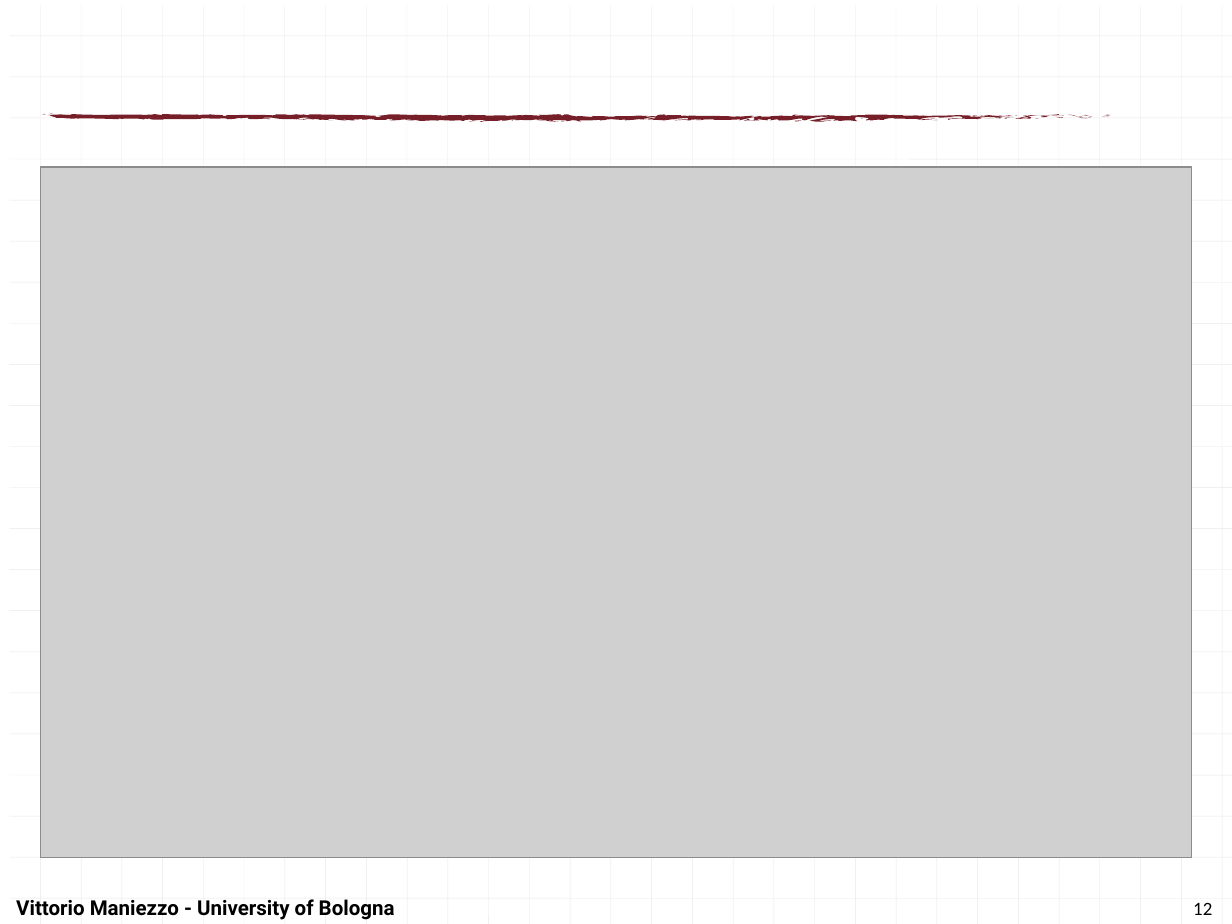
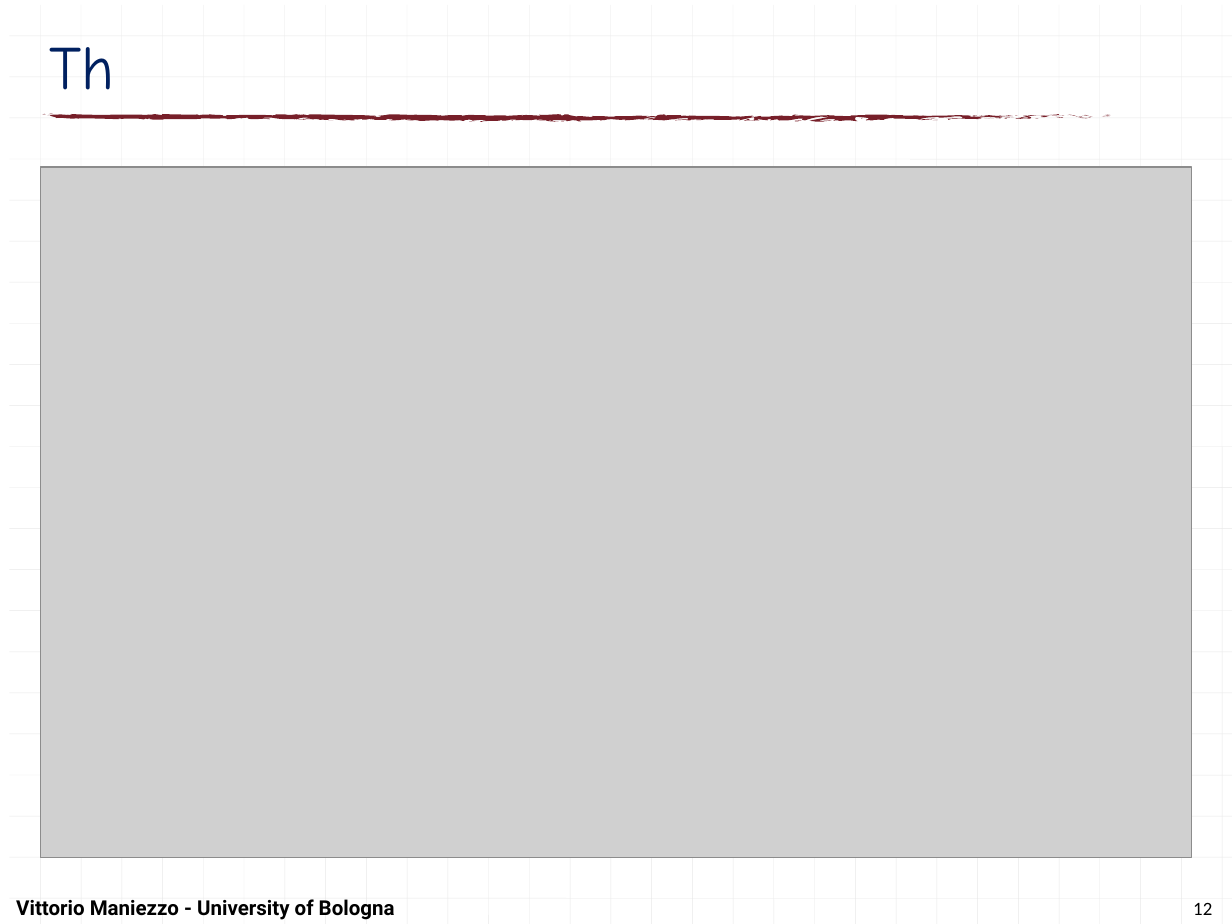
Before and after one commit to maniezzo/segmentation, a slide deck: slide 12 of doc/IOCFC26/forecastSegmentation.pptx. Drawn at 1232x924 pixels with LibreOffice and Linux fonts; fonts in the diff are those of the drawing; grey boxes stand for pictures. Boxes give left, top, right and bottom in pixels: in the first picture for what was removed or moved away, otherwise in the second. Text is boxed around its words. In the diff, an @@ line names an element or a change of style, - is before the commit and + after.

```diff
--- a/doc/IOCFC26/forecastSegmentation.pptx
+++ b/doc/IOCFC26/forecastSegmentation.pptx
@@ title added at bbox=[50, 47, 115, 90], 36 pt, text #002060 @@
+Th
```
Also in this commit, not shown: 9 other slides changed, 12 other files.
